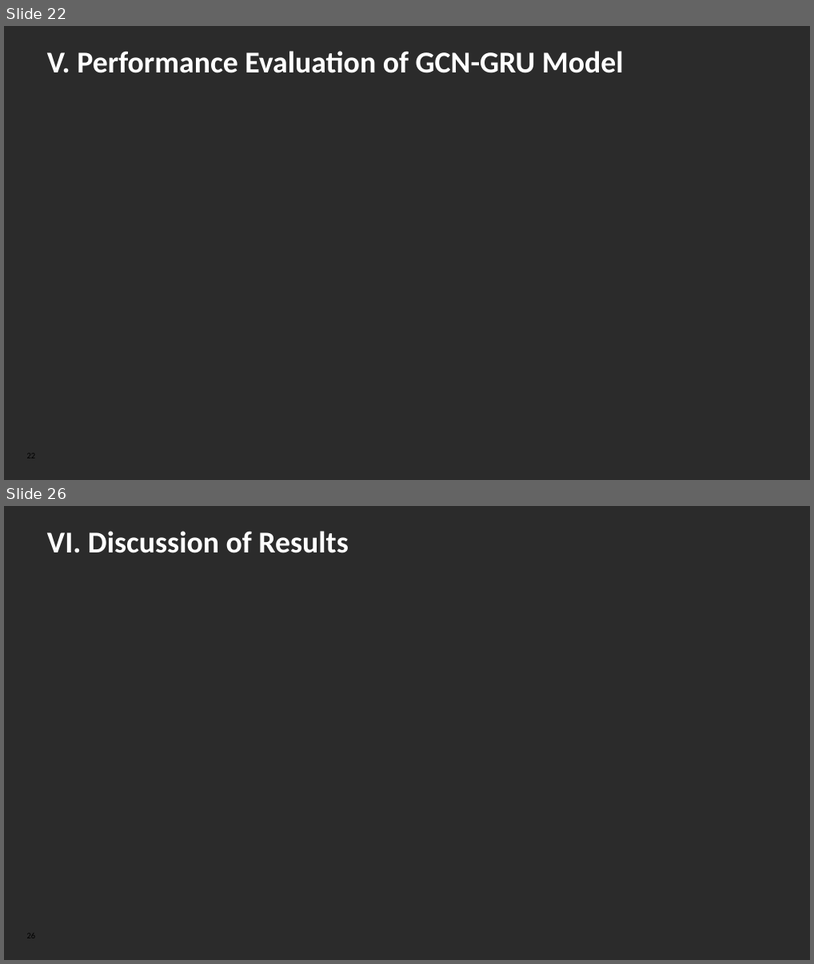
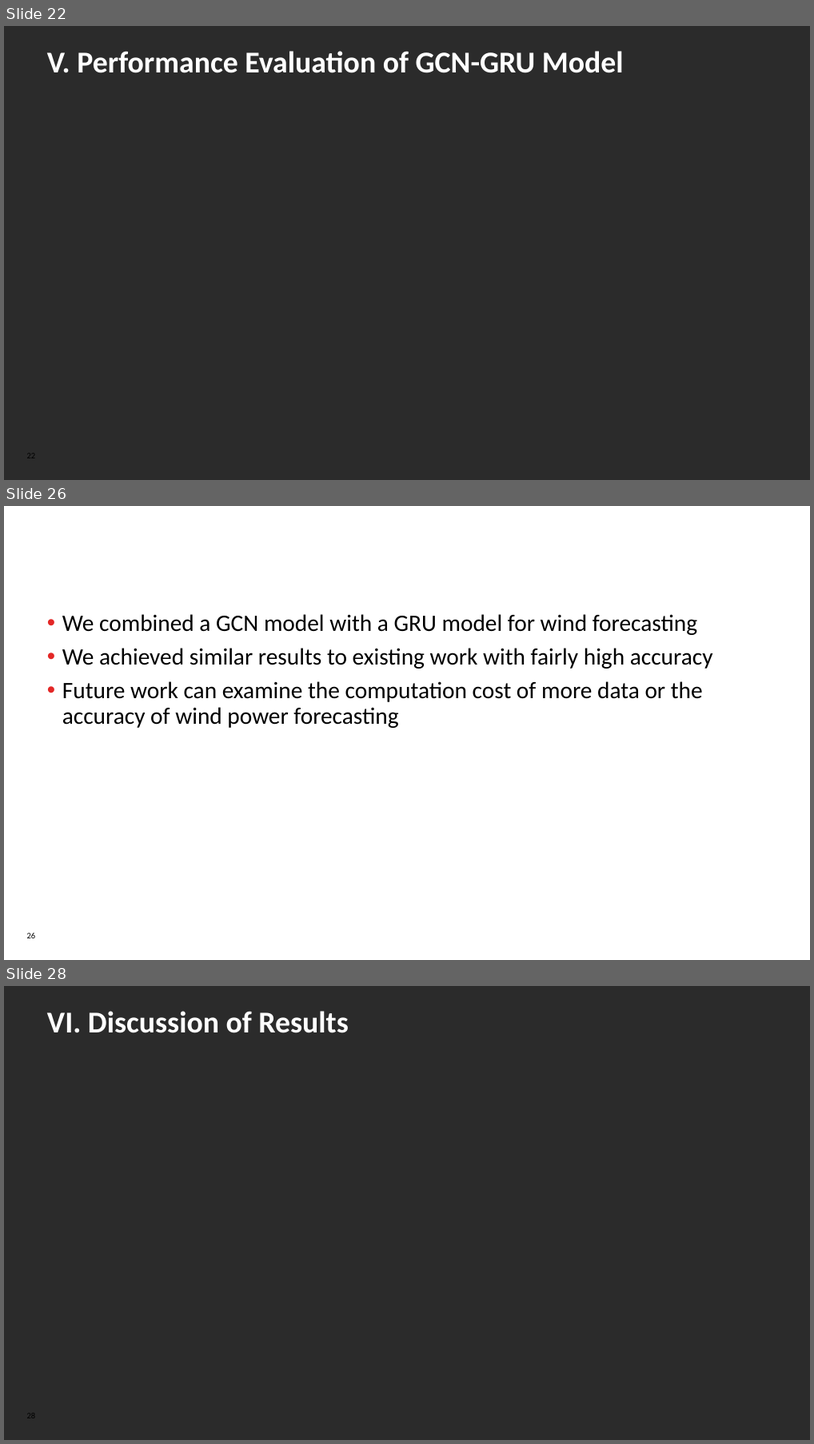
Before and after one commit to NagsTheProgrammer/WindGNN, a slide deck: A Recurrent Graph-Convolutional Network for Wind Speed Prediction.pptx. Shown one above the other, each under a label of ours: slides 22 and 26 before the commit, slides 22, 26 and 28 after it; the slides between them are not shown. The pictures are 814x964 and 814x1444 pixels, drawn with LibreOffice and Linux fonts; fonts in the diff are those of the drawing; background and template pictures are left out; a plain dark background stands for a picture behind light text. Boxes give left, top, right and bottom in pixels: in the first picture for what was removed or moved away, otherwise in the second. Text is boxed around its words. In the diff, an @@ line names an element or a change of style, - is before the commit and + after.

```diff
--- a/A Recurrent Graph-Convolutional Network for Wind Speed Prediction.pptx
+++ b/A Recurrent Graph-Convolutional Network for Wind Speed Prediction.pptx
@@ slide 26 added at <box>4,506,810,960</box>, background picture (left out) @@
@@ title added at <box>42,509,738,577</box>, 36 pt, text #FFFFFF, bold @@
+VI. Conclusion
@@ text added at <box>62,614,714,728</box>, 28 pt, text #000000 @@
+• We combined a GCN model with a GRU model for wind forecasting
+• We achieved similar results to existing work with fairly high accuracy
+• Future work can examine the computation cost of more data or the accuracy of wind power forecasting
@@ page number added at <box>27,932,36,938</box>, 10 pt, text #000000 @@
+26
@@ what was slide 26 is now slide 28 @@
```
Also in this commit, not shown: 3 slides changed, 1 other slide added.
